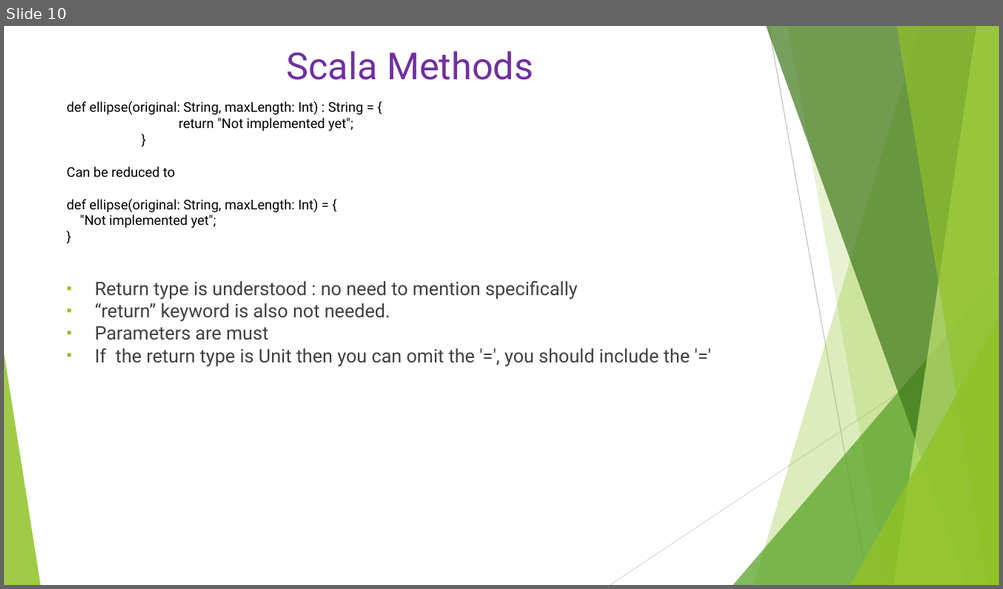
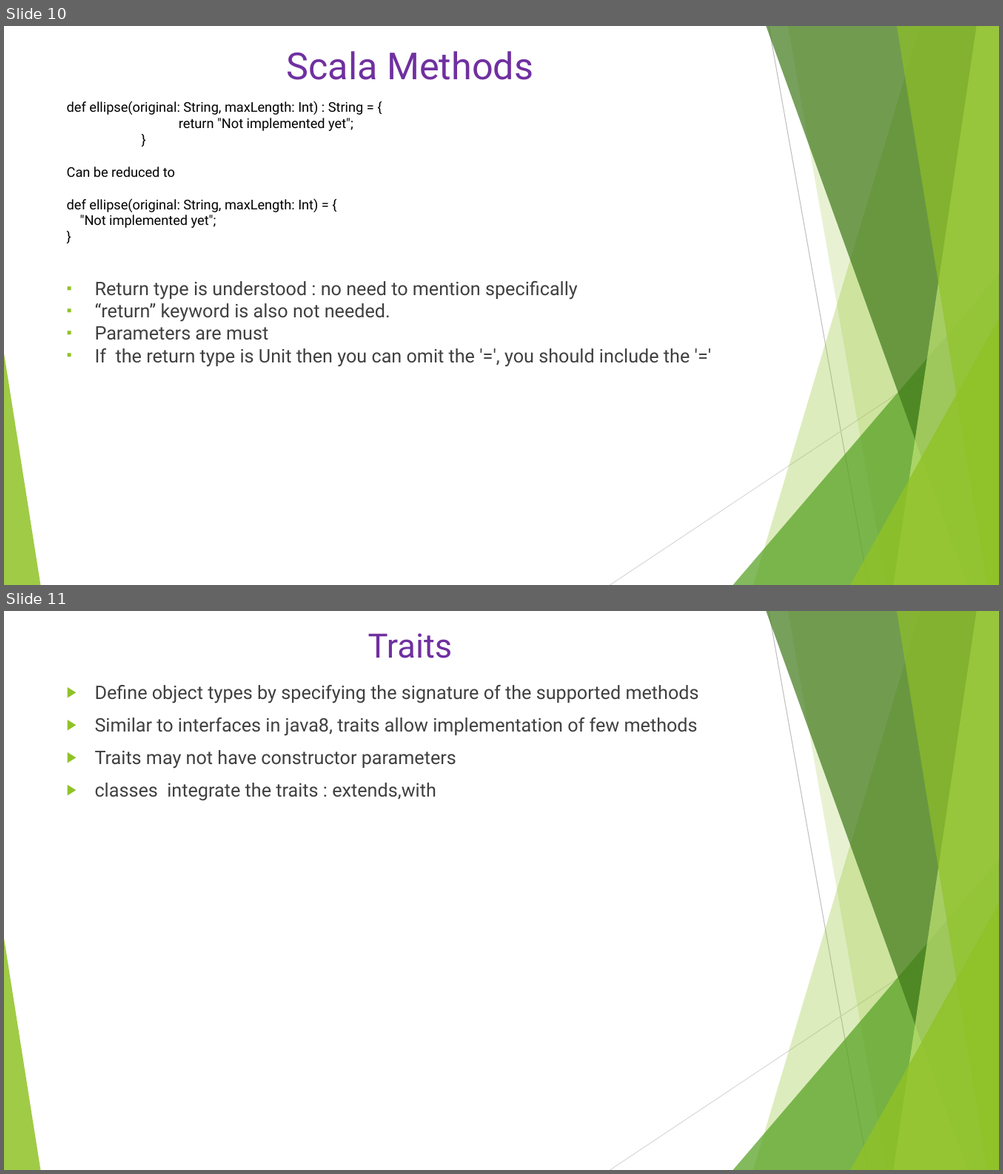
Before and after one commit to Anveshan3175/ScalaTrainingPrep, a slide deck: ScalaRepositary/ScalaTrainingPrep/Scala.pptx. Shown one above the other, each under a label of ours: slide 10 before the commit, slides 10 and 11 after it. The pictures are 1003x589 and 1003x1174 pixels, drawn with LibreOffice and Linux fonts; fonts in the diff are those of the drawing. Boxes give left, top, right and bottom in pixels: in the first picture for what was removed or moved away, otherwise in the second. Text is boxed around its words. In the diff, an @@ line names an element or a change of style, - is before the commit and + after.

```diff
--- a/ScalaRepositary/ScalaTrainingPrep/Scala.pptx
+++ b/ScalaRepositary/ScalaTrainingPrep/Scala.pptx
@@ slide 11 added at <box>4,611,999,1170</box>, background #FFFFFF; not listed: 10 template elements that a slide beside it also shows @@
@@ title added at <box>368,633,452,658</box>, 32.4 pt, text #7030A0 @@
+Traits
@@ text added at <box>95,685,699,801</box>, 18 pt, text #404040 @@
+▶ Define object types by specifying the signature of the supported methods
+▶ Similar to interfaces in java8, traits allow implementation of few methods
+▶ Traits may not have constructor parameters
+▶ classes integrate the traits : extends,with
```
Also in this commit, not shown: 5 other slides added, 1 slide removed, 1 other file.
